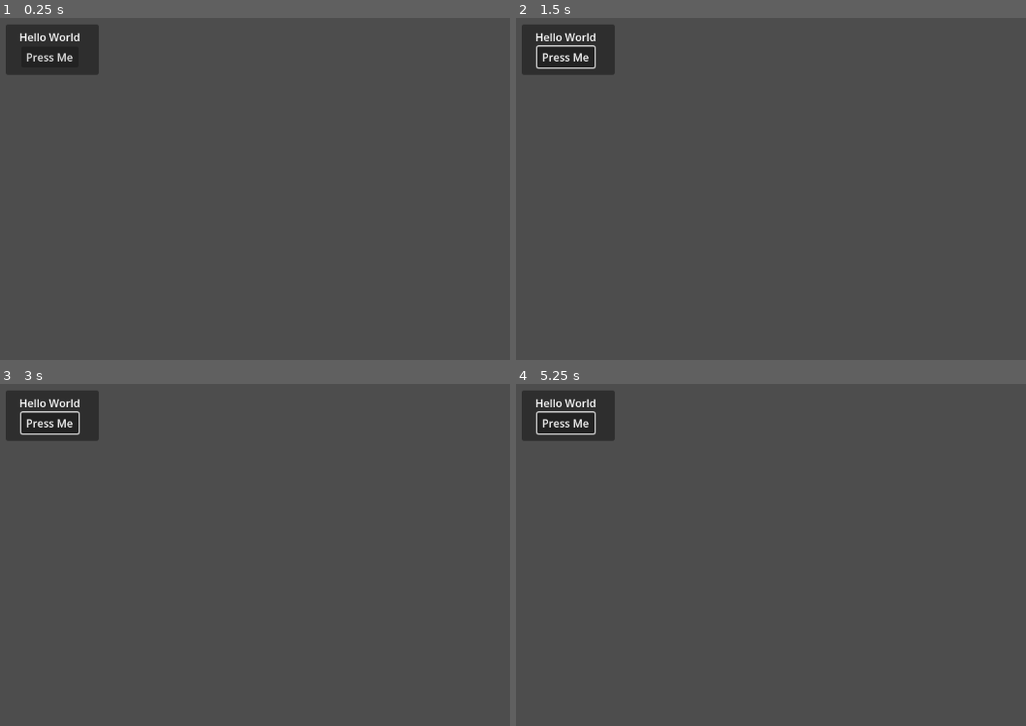
Above: before the commit, frames 1-4 (two rows, left to right).
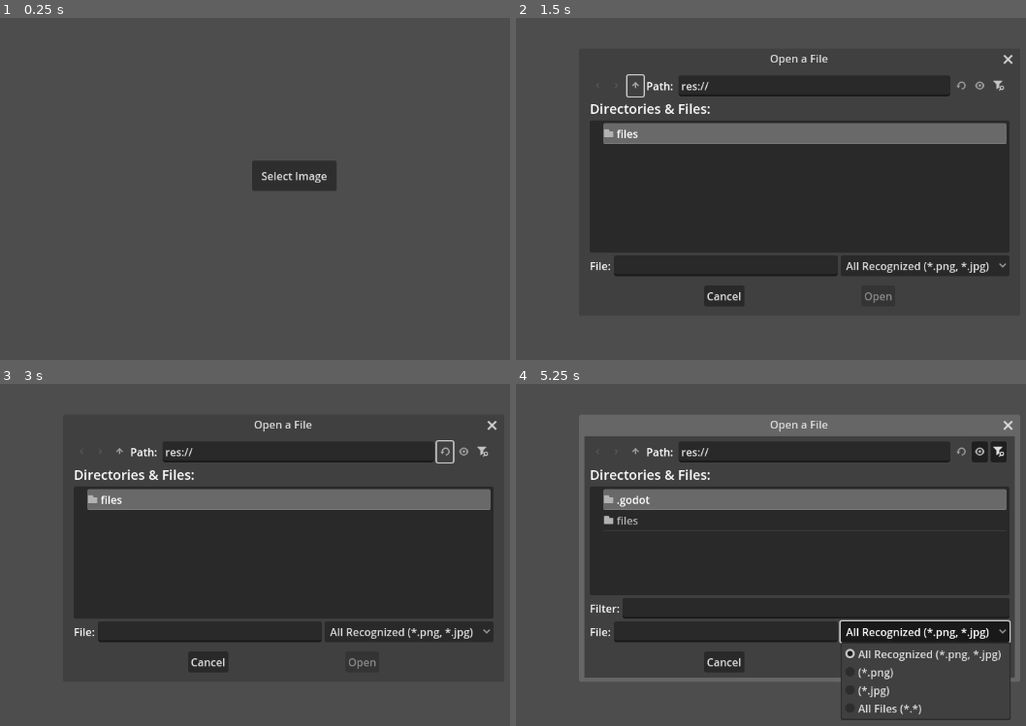
Above: after the commit, the same moments.

Repository: august-ehrlich/2025-game
Game: Godot game, scene res://main_menu.tscn
Same seed, same stepped clock (60 frames per second), same inputs: the game is played once before the commit and once after it. Before the commit the project starts from res://label.tscn.
Inputs (mouse positions are in pixels of both pictures, inside the frame that each line leads up to):
- Up to frame 1 (0.25 s): no input
- Up to frame 2 (1.5 s): click "Press Me" (after the commit: "Select Image") at 0.5 s; click (633, 86) at 1.27 s
- Up to frame 3 (3 s): click (117, 452) at 2.02 s; click (443, 452) at 2.77 s
- Up to frame 4 (5.25 s): click (980, 452) at 3.52 s; click (1000, 452) at 4.27 s; click (924, 630) at 5 s, where only the run after the commit has a clickable "All Recognized (*.png, *.jpg)"

The runs differ from the first frame. In frame 1, 3.9% of the frame differs, in the area x 1-66%, y 1-51%; in frame 2, 43%; in frame 3, 43%; in frame 4, 50%, in the area x 1-99%, y 1-99%.

Commit message:
Generates basic code and modifies to trigger on mouse movement

Diff:
--- /dev/null
+++ b/Global.gd
@@ -0,0 +1,3 @@
+extends Node
+
+var image_path: String = ""
--- /dev/null
+++ b/game.gd
@@ -0,0 +1,68 @@
+# Game.gd
+extends Control
+
+# Preload the Pixel scene
+const Pixel = preload("res://Pixel.tscn")
+
+# The color palette. The index of the color corresponds to the color_number.
+const COLOR_PALETTE = [
+	Color.WHITE,    # 0 - Background
+	Color.BLACK,    # 1
+	Color.RED,      # 2
+	Color.GREEN,    # 3
+	Color.BLUE      # 4
+]
+
+var selected_color_index: int = 1
+
+func _ready():
+	# This is where you would call your Python script.
+	# For now, we'll use a mock function.
+	var pixel_data = generate_mock_pixel_data(Global.image_path)
+	generate_pixel_grid(pixel_data)
+	setup_color_palette()
+
+# MOCK FUNCTION: Replace this with your Python script's output
+func generate_mock_pixel_data(image_path: String) -> Array[Array]:
+	# In your final version, you would use your Python package to analyze
+	# the image at 'image_path' and return a 2D array of color numbers.
+	# For now, we'll return a hardcoded 5x5 grid.
+	print("Generating mock pixel data for: ", image_path)
+	return [
+		[1, 1, 1, 1, 1],
+		[1, 2, 3, 4, 1],
+		[1, 3, 0, 2, 1],
+		[1, 4, 2, 3, 1],
+		[1, 1, 1, 1, 1]
+	]
+
+func generate_pixel_grid(data: Array[Array]):
+	# Set the number of columns for the GridContainer
+	$GridContainer.columns = data[0].size()
+
+	for y in range(data.size()):
+		for x in range(data[y].size()):
+			var pixel_instance = Pixel.instantiate()
+			pixel_instance.color_number = data[y][x]
+			# Set the initial color of the pixel based on its number
+			pixel_instance.color = Color.DIM_GRAY
+			# Connect the pixel's clicked signal
+			pixel_instance.pixel_entered.connect(_on_pixel_entered)
+			$GridContainer.add_child(pixel_instance)
+
+func setup_color_palette():
+	for i in range(1, COLOR_PALETTE.size()): # Start from 1 to skip background
+		var color_rect = ColorRect.new()
+		color_rect.color = COLOR_PALETTE[i]
+		color_rect.custom_minimum_size = Vector2(32, 32)
+		# Add an input event to the color rect to make it clickable
+		color_rect.gui_input.connect(func(event):
+			if event is InputEventMouseButton and event.button_index == MOUSE_BUTTON_LEFT and event.pressed:
+				selected_color_index = i
+				print("Selected color: ", i)
+		)
+		$HBoxContainer.add_child(color_rect)
+
+func _on_pixel_entered(pixel):
+	if pixel.color_number == selected_color_index:
+		pixel.color = COLOR_PALETTE[selected_color_index]
--- /dev/null
+++ b/game.tscn
@@ -0,0 +1,22 @@
+[gd_scene load_steps=2 format=3 uid="uid://4dwccfcahtyc"]
+
+[ext_resource type="Script" uid="uid://dq8bqod1oeqlc" path="res://game.gd" id="1_80nbo"]
+
+[node name="Game" type="Control"]
+layout_mode = 3
+anchors_preset = 15
+anchor_right = 1.0
+anchor_bottom = 1.0
+grow_horizontal = 2
+grow_vertical = 2
+script = ExtResource("1_80nbo")
+
+[node name="GridContainer" type="GridContainer" parent="."]
+layout_mode = 0
+offset_right = 40.0
+offset_bottom = 40.0
+
+[node name="HBoxContainer" type="HBoxContainer" parent="."]
+layout_mode = 0
+offset_right = 40.0
+offset_bottom = 40.0
--- /dev/null
+++ b/main_menu.gd
@@ -0,0 +1,18 @@
+# MainMenu.gd
+extends Control
+
+func _ready():
+	# Connect the button's "pressed" signal to a function
+	$Button.pressed.connect(_on_Button_pressed)
+	# Connect the FileDialog's "file_selected" signal to a function
+	$FileDialog.file_selected.connect(_on_FileDialog_file_selected)
+
+func _on_Button_pressed():
+	# Show the file dialog when the button is pressed
+	$FileDialog.popup_centered()
+
+func _on_FileDialog_file_selected(path):
+	# When a file is selected, store the path in a global script
+	# and switch to the game scene.
+	Global.image_path = path
+	get_tree().change_scene_to_file("res://Game.tscn")
--- /dev/null
+++ b/main_menu.tscn
@@ -0,0 +1,24 @@
+[gd_scene load_steps=2 format=3 uid="uid://bbcbbm4vm62xg"]
+
+[ext_resource type="Script" uid="uid://2jd4b5bm6jbx" path="res://main_menu.gd" id="1_06t4h"]
+
+[node name="MainMenu" type="Control"]
+layout_mode = 3
+anchors_preset = 0
+offset_right = 40.0
+offset_bottom = 40.0
+script = ExtResource("1_06t4h")
+
+[node name="Button" type="Button" parent="."]
+layout_mode = 0
+offset_left = 529.0
+offset_top = 279.0
+offset_right = 655.0
+offset_bottom = 324.0
+text = "Select Image"
+
+[node name="FileDialog" type="FileDialog" parent="."]
+title = "Open a File"
+ok_button_text = "Open"
+file_mode = 0
+filters = PackedStringArray("*.png", "*.jpg")
--- /dev/null
+++ b/pixel.gd
@@ -0,0 +1,13 @@
+# Pixel.gd
+extends ColorRect
+# Signal to notify the game when this pixel is entered
+signal pixel_entered(pixel)
+
+var color_number: int = 0
+
+func _ready():
+	pass
+
+func _gui_input(event):
+	if event is InputEventMouseMotion:
+		emit_signal("pixel_entered", self)
--- /dev/null
+++ b/pixel.tscn
@@ -0,0 +1,9 @@
+[gd_scene load_steps=2 format=3 uid="uid://btu3wv2bxc8kj"]
+
+[ext_resource type="Script" uid="uid://ddjplpvn5yk8d" path="res://pixel.gd" id="1_ptkfl"]
+
+[node name="Pixel" type="ColorRect"]
+custom_minimum_size = Vector2(32, 32)
+offset_right = 40.0
+offset_bottom = 40.0
+script = ExtResource("1_ptkfl")
--- a/project.godot
+++ b/project.godot
@@ -11,9 +11,13 @@
 [application]
 
 config/name="2025 Project"
-run/main_scene="uid://frev77yx2h8l"
+run/main_scene="uid://bbcbbm4vm62xg"
 config/features=PackedStringArray("4.4", "GL Compatibility")
 config/icon="res://icon.svg"
+
+[autoload]
+
+Global="*res://Global.gd"
 
 [dotnet]
 
Not shown, added: Global.gd.uid
Binary file added: files/MainBefore.jpg
Not shown, added: files/MainBefore.jpg.import
Not shown, added: game.gd.uid
Not shown, added: main_menu.gd.uid
Not shown, added: pixel.gd.uid
